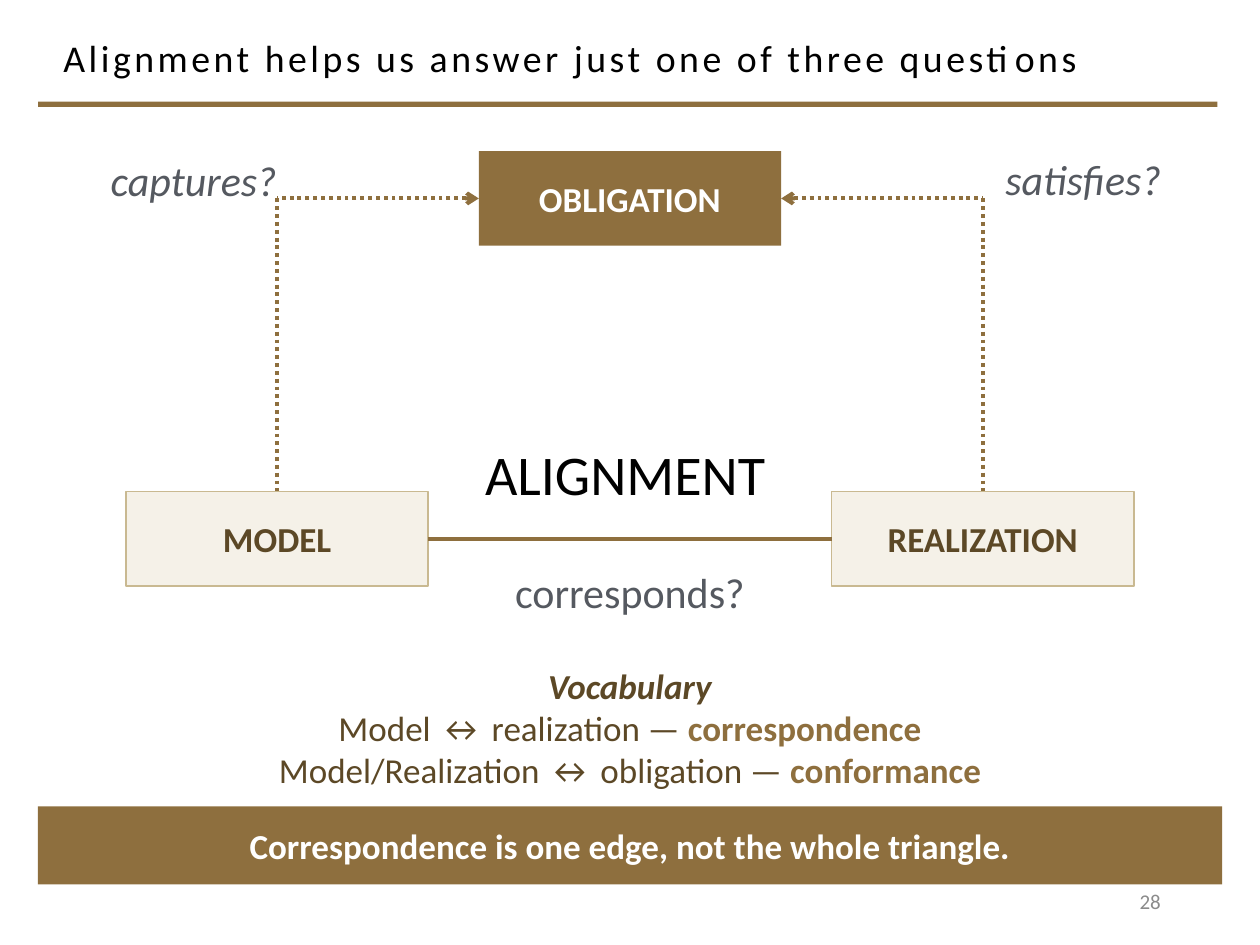
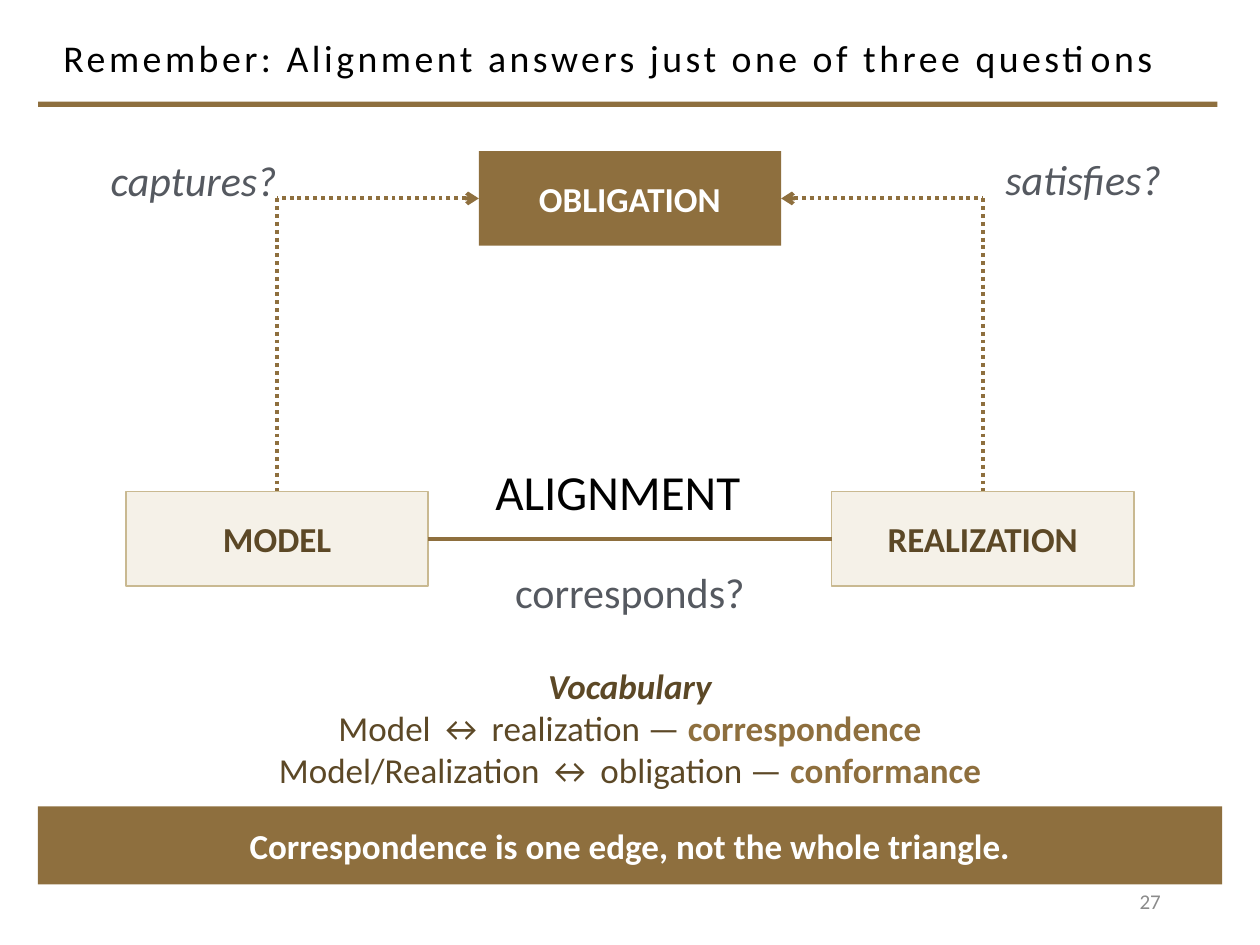
Before and after one commit to davisjam/model-based-agentic-software-engineering, a slide deck: slide 27 of course/lectures/act-2-delegation-and-control/03-alignment/2-3-Alignment.pptx (slide 28 before the commit). Drawn at 1260x945 pixels with LibreOffice and Linux fonts; fonts in the diff are those of the drawing; background and template pictures are left out. Boxes give left, top, right and bottom in pixels: in the first picture for what was removed or moved away, otherwise in the second. Text is boxed around its words. In the diff, an @@ line names an element or a change of style, - is before the commit and + after.

```diff
--- a/course/lectures/act-2-delegation-and-control/03-alignment/2-3-Alignment.pptx
+++ b/course/lectures/act-2-delegation-and-control/03-alignment/2-3-Alignment.pptx
@@ title at (x1=63, y1=45, x2=960, y2=79): text changed @@
-Alignment helps us answer just one of three questions
+Remember: Alignment answers just one of three questions
@@ text "ALIGNMENT" moved from (x1=485, y1=458, x2=765, y2=496) to (x1=495, y1=478, x2=740, y2=511) @@
@@ text "ALIGNMENT" at (x1=495, y1=478, x2=740, y2=511): size 32 to 28 pt @@
@@ page number at (x1=1140, y1=895, x2=1161, y2=909): text changed @@
-28
+27
```
Also in this commit, not shown: 22 other slides changed, 1 slide removed, 1 other file.
